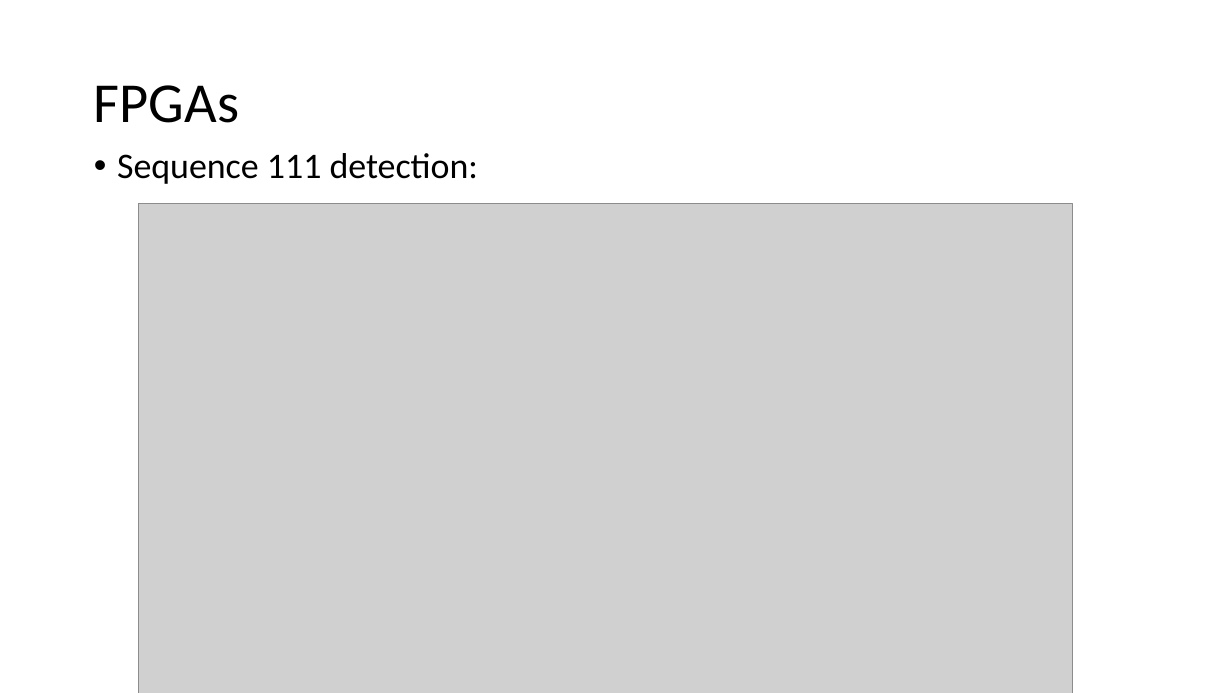
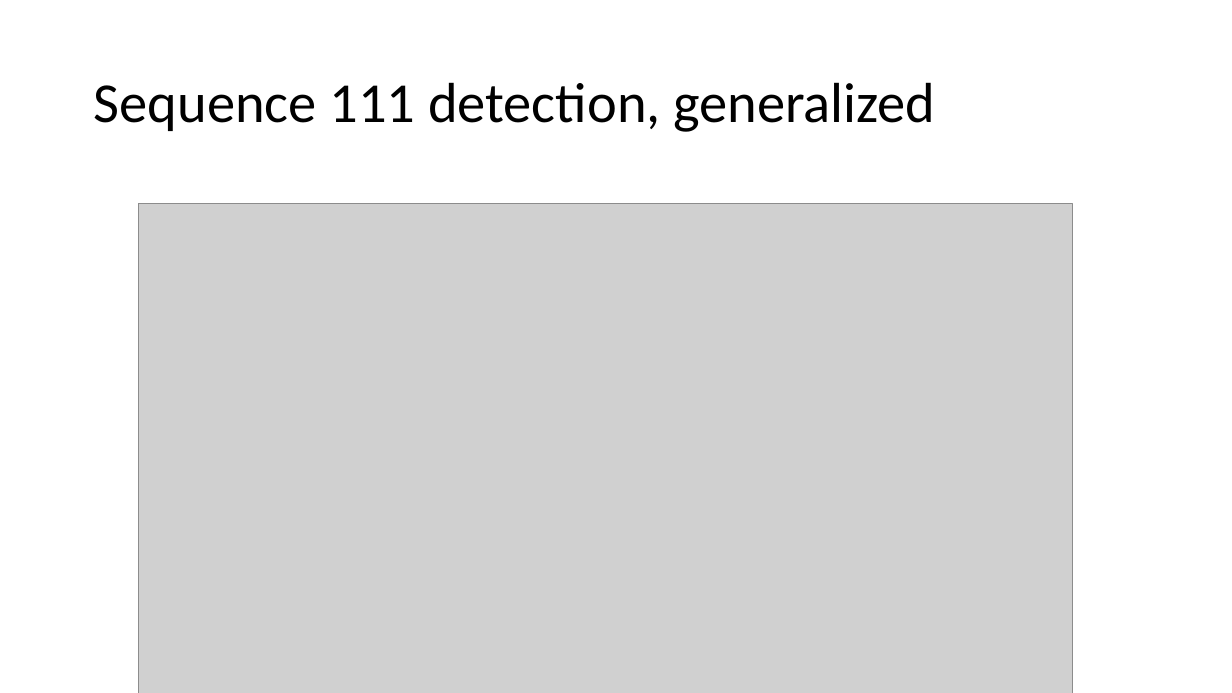
Before and after one commit to quarck/vhdl_intro, a slide deck: slide 53 of part2.pptx. Drawn at 1232x693 pixels with LibreOffice and Linux fonts; fonts in the diff are those of the drawing; grey boxes stand for pictures. Boxes give left, top, right and bottom in pixels: in the first picture for what was removed or moved away, otherwise in the second. Text is boxed around its words. In the diff, an @@ line names an element or a change of style, - is before the commit and + after.

```diff
--- a/part2.pptx
+++ b/part2.pptx
@@ title at [94, 82, 935, 132]: text changed @@
-FPGAs
+Sequence 111 detection, generalized
@@ text removed at [117, 153, 479, 184] @@
-• Sequence 111 detection:
```
Also in this commit, not shown: 7 other slides changed, 1 slide added.
